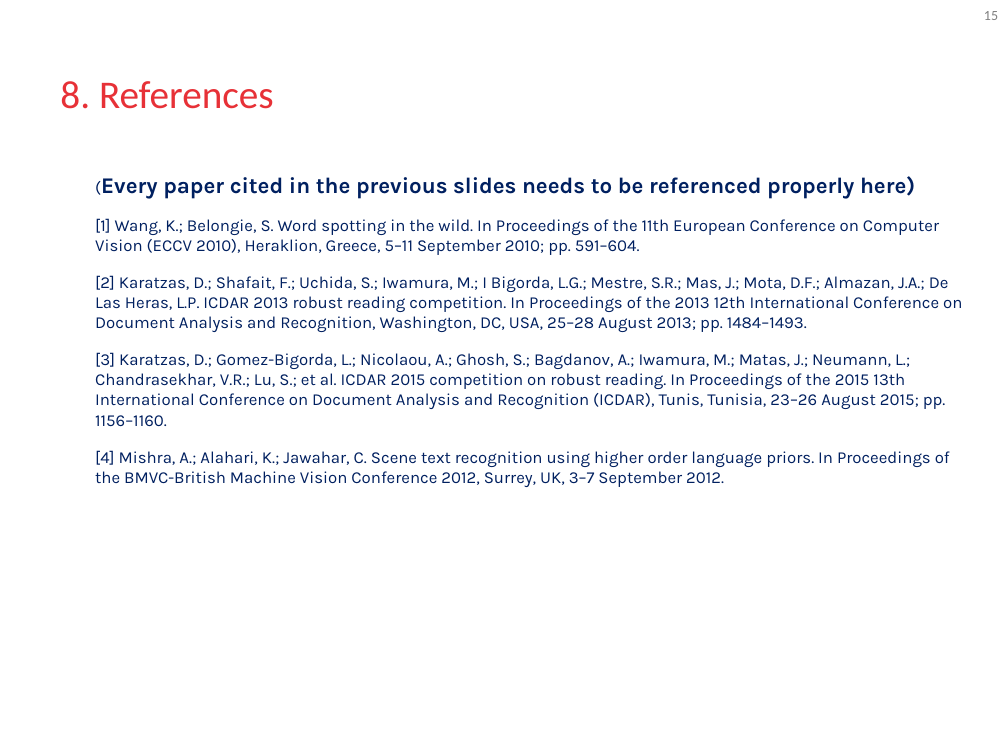
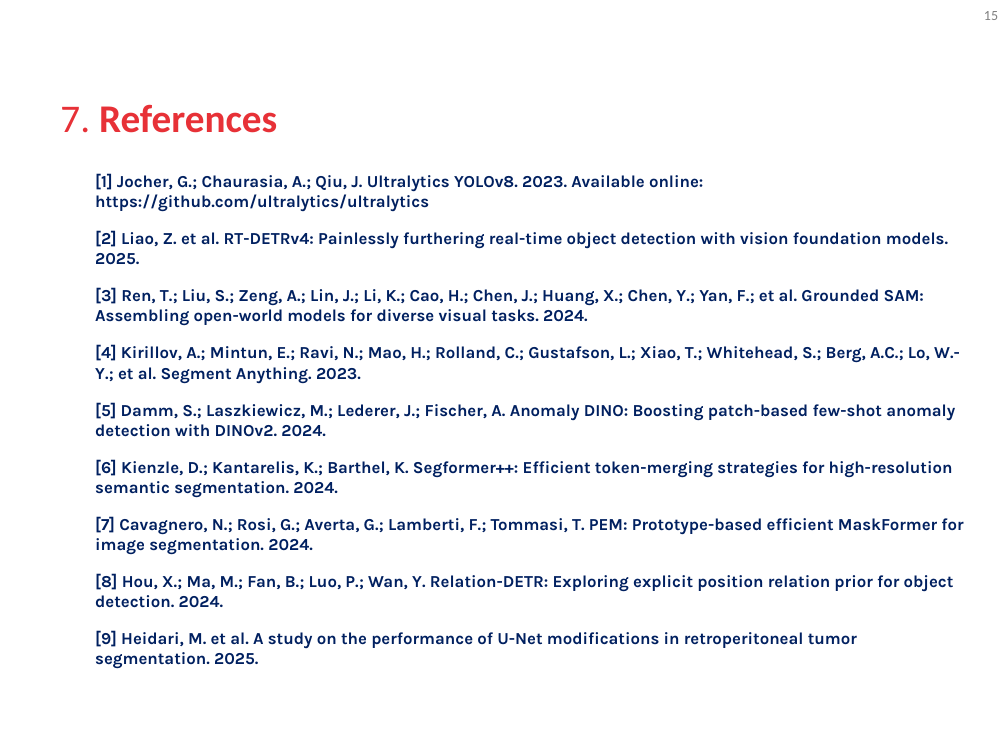
Before and after one commit to blooraayy/VA_RetoMichelin, a slide deck: slide 15 of docs/GIDIA_VA_Course_Project_Presentations.pptx. Drawn at 1008x756 pixels with LibreOffice and Linux fonts; fonts in the diff are those of the drawing; background and template pictures are left out. Boxes give left, top, right and bottom in pixels: in the first picture for what was removed or moved away, otherwise in the second. Text is boxed around its words. In the diff, an @@ line names an element or a change of style, - is before the commit and + after.

```diff
--- a/docs/GIDIA_VA_Course_Project_Presentations.pptx
+++ b/docs/GIDIA_VA_Course_Project_Presentations.pptx
@@ title at (60, 104, 277, 133): text changed; bold on @@
-8. References
+7. References
@@ text at (95, 173, 963, 649): text changed; bold on @@
-(Every paper cited in the previous slides needs to be referenced properly here)
-[1] Wang, K.; Belongie, S. Word spotting in the wild. In Proceedings of the 11th European Conference on Computer Vision (ECCV 2010), Heraklion, Greece, 5–11 September 2010; pp. 591–604.
-[2] Karatzas, D.; Shafait, F.; Uchida, S.; Iwamura, M.; I Bigorda, L.G.; Mestre, S.R.; Mas, J.; Mota, D.F.; Almazan, J.A.; De Las Heras, L.P. ICDAR 2013 robust reading competition. In Proceedings of the 2013 12th International Conference on Document Analysis and Recognition, Washington, DC, USA, 25–28 August 2013; pp. 1484–1493.
-[3] Karatzas, D.; Gomez-Bigorda, L.; Nicolaou, A.; Ghosh, S.; Bagdanov, A.; Iwamura, M.; Matas, J.; Neumann, L.; Chandrasekhar, V.R.; Lu, S.; et al. ICDAR 2015 competition on robust reading. In Proceedings of the 2015 13th International Conference on Document Analysis and Recognition (ICDAR), Tunis, Tunisia, 23–26 August 2015; pp. 1156–1160.
-[4] Mishra, A.; Alahari, K.; Jawahar, C. Scene text recognition using higher order language priors. In Proceedings of the BMVC-British Machine Vision Conference 2012, Surrey, UK, 3–7 September 2012.
+[1] Jocher, G.; Chaurasia, A.; Qiu, J. Ultralytics YOLOv8. 2023. Available online: https://github.com/ultralytics/ultralytics
+[2] Liao, Z. et al. RT-DETRv4: Painlessly furthering real-time object detection with vision foundation models. 2025.
+[3] Ren, T.; Liu, S.; Zeng, A.; Lin, J.; Li, K.; Cao, H.; Chen, J.; Huang, X.; Chen, Y.; Yan, F.; et al. Grounded SAM: Assembling open-world models for diverse visual tasks. 2024.
+[4] Kirillov, A.; Mintun, E.; Ravi, N.; Mao, H.; Rolland, C.; Gustafson, L.; Xiao, T.; Whitehead, S.; Berg, A.C.; Lo, W.-Y.; et al. Segment Anything. 2023.
+[5] Damm, S.; Laszkiewicz, M.; Lederer, J.; Fischer, A. Anomaly DINO: Boosting patch-based few-shot anomaly detection with DINOv2. 2024.
+[6] Kienzle, D.; Kantarelis, K.; Barthel, K. Segformer++: Efficient token-merging strategies for high-resolution semantic segmentation. 2024.
+[7] Cavagnero, N.; Rosi, G.; Averta, G.; Lamberti, F.; Tommasi, T. PEM: Prototype-based efficient MaskFormer for image segmentation. 2024.
+[8] Hou, X.; Ma, M.; Fan, B.; Luo, P.; Wan, Y. Relation-DETR: Exploring explicit position relation prior for object detection. 2024.
+[9] Heidari, M. et al. A study on the performance of U-Net modifications in retroperitoneal tumor segmentation. 2025.
```
Also in this commit, not shown: 14 other slides changed, 2 slides added.
